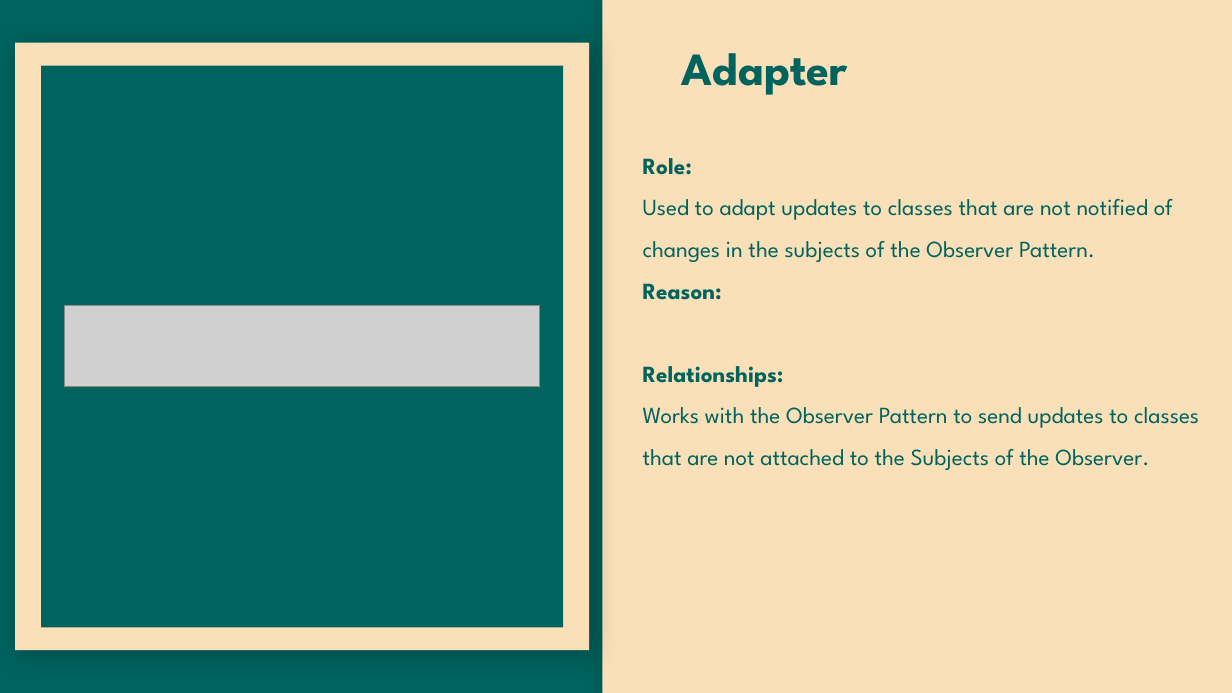
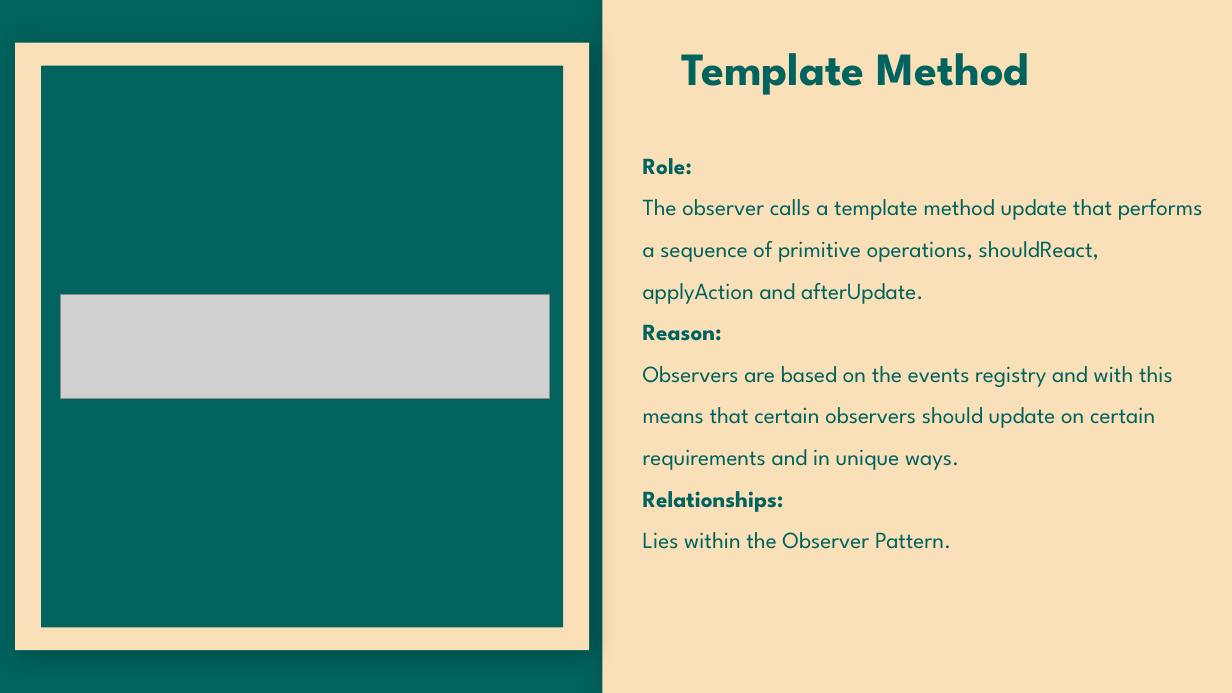
Before and after one commit to yashGhela/cos214prac6, a slide deck: slide 18 of Presentation/TIVIDY-Presentation.pptx (slide 17 before the commit). Drawn at 1232x693 pixels with LibreOffice and Linux fonts; fonts in the diff are those of the drawing; grey boxes stand for pictures; background and template pictures are left out. Boxes give left, top, right and bottom in pixels: in the first picture for what was removed or moved away, otherwise in the second. Text is boxed around its words. In the diff, an @@ line names an element or a change of style, - is before the commit and + after.

```diff
--- a/Presentation/TIVIDY-Presentation.pptx
+++ b/Presentation/TIVIDY-Presentation.pptx
@@ title at box(681, 53, 1030, 95): text changed @@
-Adapter
+Template Method
@@ text at box(643, 199, 1203, 304): text changed @@
-Used to adapt updates to classes that are not notified of changes in the subjects of the Observer Pattern.
+The observer calls a template method update that performs a sequence of primitive operations, shouldReact, applyAction and afterUpdate.
@@ picture: place and size @@
-picture at box(65, 306, 541, 387)
+picture at box(60, 294, 549, 398)
@@ text at box(643, 366, 1173, 470): paragraph added @@
+Observers are based on the events registry and with this means that certain observers should update on certain requirements and in unique ways.
@@ text at box(643, 532, 951, 549): text changed @@
-Works with the Observer Pattern to send updates to classes that are not attached to the Subjects of the Observer.
+Lies within the Observer Pattern.
```
Also in this commit, not shown: 15 other slides changed, 1 slide added, 3 slides removed, 6 other files.
